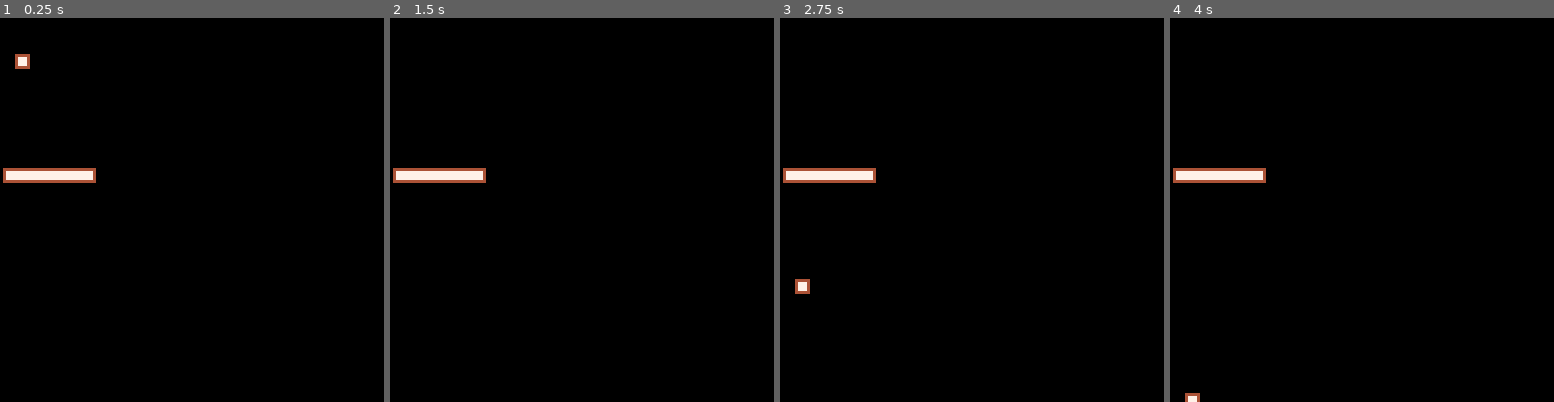
Above: before the commit, frames 1-4 (left to right).
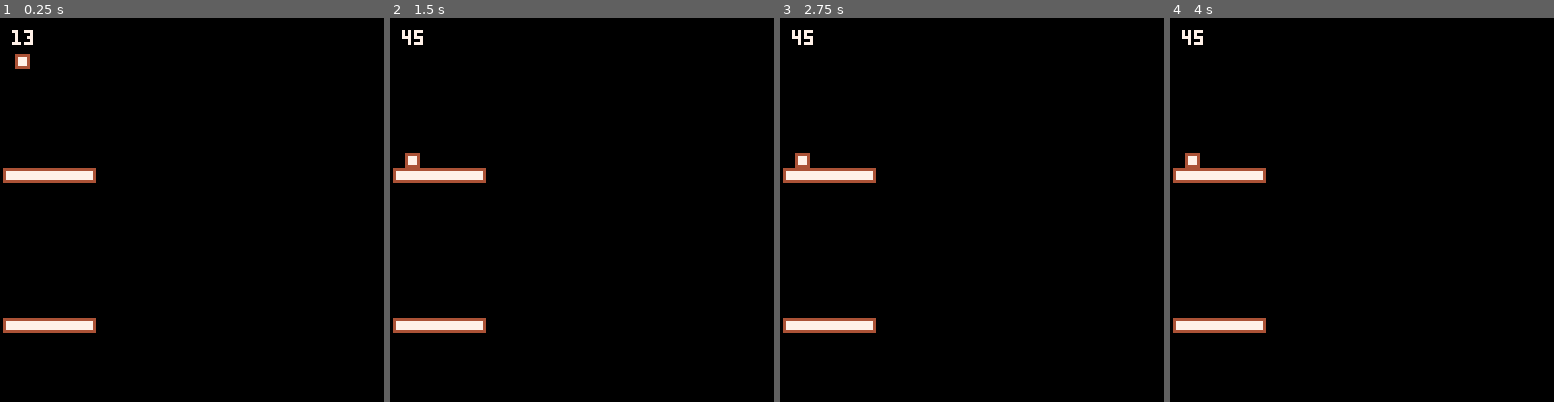
Above: after the commit, the same moments.

Repository: appellatebaton0/pico-platformer
Game: PICO-8 cartridge game.p8
The game is run twice, just before and just after one commit, with the same random seed, the same clock (stepped at 60 frames per second) and the same inputs.
Inputs:
- Up to frame 1 (0.25 s): no input
- Up to frame 2 (1.5 s): no input
- Up to frame 3 (2.75 s): no input
- Up to frame 4 (4 s): no input

The runs differ from the first frame. In frame 1, 1.1% of the frame differs, in the area x 0-25%, y 3-83%; in frame 2, 1.2%; in frame 3, 1.4%; in frame 4, 1.3%.

Commit message:
h0.8 - Working Collision
Collision seems to be working!

Diff:
--- a/collision.lua
+++ b/collision.lua
@@ -3,6 +3,9 @@
 
 -- Returns if two boxes are overlapping.
 function overlap(box_a, box_b)
+
+    if box_a.layer == box_b.layer then return false end
+
     a = {
         left = box_a.x,
         right = box_a.x + box_a.sx,
@@ -27,15 +30,21 @@
 
 function collides(box)
 
+    for i, box_b in pairs(collisions) do
+        if box.layer != box_b.layer then if overlap(box, box_b) then return true end end
+    end
+
+    return false
 end
 
 -- Returns the box with the given offset ONLY IF there are no collisions in that direction.
 function offset(box, by_x, by_y)
-    next = {
+    next_box = {
         x = box.x + by_x, y = box.y + by_y,
-        sx = box.sx, sy = box.sy
+        sx = box.sx, sy = box.sy,
+        layer = box.layer
     }
 
-    if collides(next) then return next end
+    if not collides(next_box) then return next_box end
     return box
 end
--- a/game.lua
+++ b/game.lua
@@ -1,18 +1,33 @@
 
 player = {
     x = 5, y = 4, sx = 4, sy = 4,
+    layer = 1,
 
     _update = function(this)
-        this.y += 1
+        this.y = offset(this, 0, 1).y
+        --this.y += 1
     end,
+
+    _draw = function(this)
+        cbox(this.x, this.y, this.sx, this.sy, 7, 4)
+        if collides(this) then cbox(this.x, this.y, this.sx, this.sy, 3, 4) end
+
+        print(offset(this, 0, 1).y, 4, 4, 7)
+    end
+}
+
+exbox = {
+    x = 1, y = 50, sx = 30, sy = 4,
+    layer = 2,
 
     _draw = function(this)
         cbox(this.x, this.y, this.sx, this.sy, 7, 4)
     end
 }
 
-exbox = {
-    x = 1, y = 50, sx = 30, sy = 4,
+exbox2 = {
+    x = 1, y = 100, sx = 30, sy = 4,
+    layer = 2,
 
     _draw = function(this)
         cbox(this.x, this.y, this.sx, this.sy, 7, 4)
@@ -24,8 +39,9 @@
 update_call = {}
 
 function _init()
-    draw_call  = {player, exbox}
+    draw_call  = {player, exbox, exbox2}
     update_call ={player}
+    collisions = {player, exbox, exbox2}
 end
 
 function _update()
Not shown, added: log.txt
